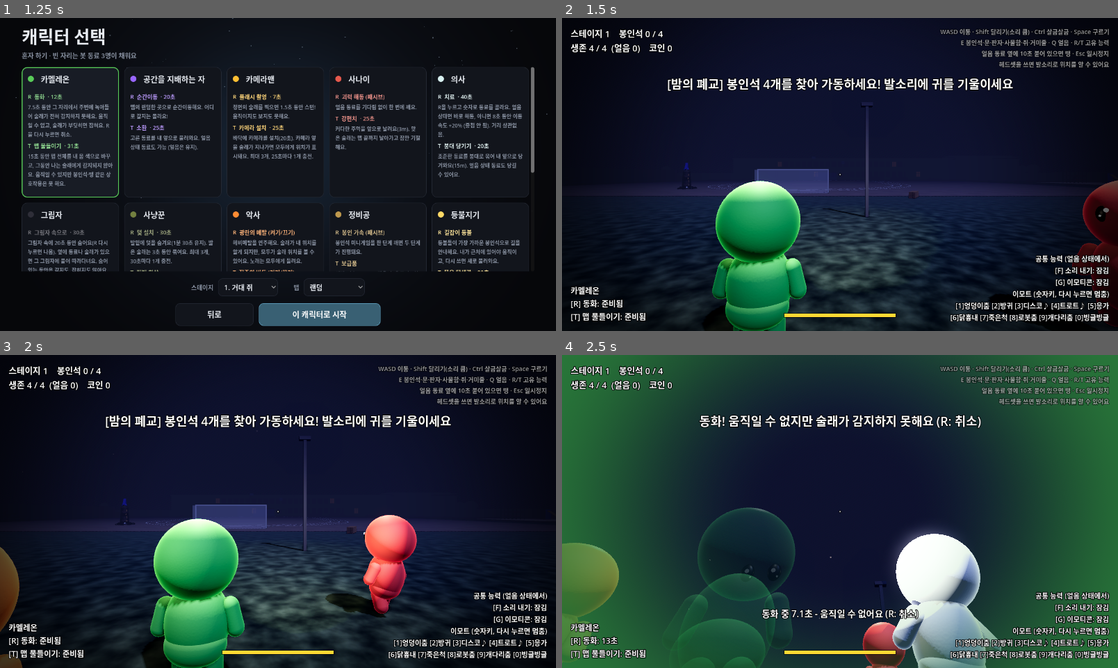
Above: before the commit, frames 1-4 (two rows, left to right).
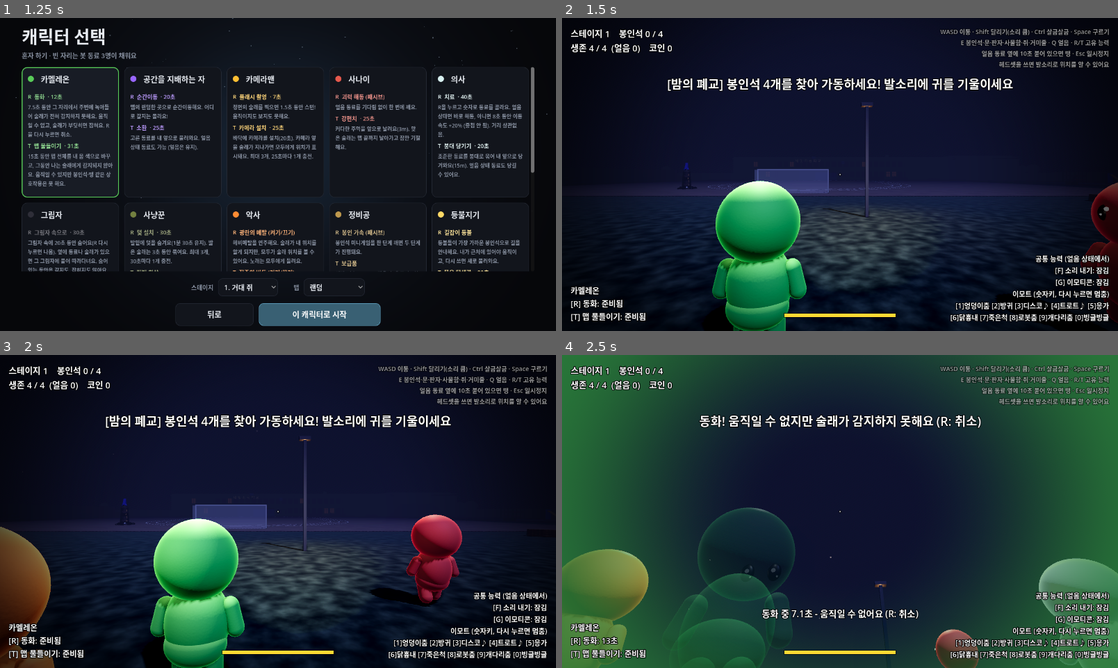
Above: after the commit, the same moments.

Repository: jinhwanai-spec/icebang
Game: Godot game, scene res://scenes/menu.tscn
The game is run twice, just before and just after one commit, with the same random seed, the same clock (stepped at 60 frames per second) and the same inputs.
Inputs (mouse positions are in pixels of both pictures, inside the frame that each line leads up to):
- Up to frame 1 (1.25 s): click "혼자 하기" at 0.5 s
- Up to frame 2 (1.5 s): click "이 캐릭터로 시작" at 1.25 s
- Up to frame 3 (2 s): no input
- Up to frame 4 (2.5 s): tap Enter at 2 s; move the mouse to (867, 511) at 2.02 s; hold W (move_forward) from 2.03 s (still down); hold R (ability_1) from 2.03 s (still down); click (867, 511) at 2.17 s

Frame 1 is identical in both runs. In frame 2, 1.2% of the frame differs, in the area x 40-100%, y 28-100%; in frame 3, 8.4%; in frame 4, 10%, in the area x 0-100%, y 55-100%.

Commit message:
야간 3: 바깥벽·옥상·천장 디테일, 질감 정리
- 회벽 질감 얼룩 제거 (바깥벽이 얼룩무늬로 보이던 문제), 창턱 아래 빗물 자국
- 학교·병원 옥상 난간·물탱크·실외기, 병원 옥상 헬리포트, 학교 이름 글자
- 천장 환기구·스프링클러·빠진 천장판(바닥에 떨어진 판), 밤하늘 느낌 창유리
- 화장실 소변기 모양 개선, 놀이터 모래 질감

Co-Authored-By: Claude Opus 5.5 <noreply@anthropic.com>
Claude-Session: https://claude.ai/code/session_0199zbgPCRwFeeZZPHPzu7ph

Diff:
--- a/scripts/building_kit.gd
+++ b/scripts/building_kit.gd
@@ -211,7 +211,7 @@
 
 
 ## 천장 마감판 (바닥판 아래에 얇게, 보이기만). y = 천장 높이(아래면)
-func ceiling(r: Rect2, y: float, mat: Material, holes: Array = []) -> void:
+func ceiling(r: Rect2, y: float, mat: Material, holes: Array = [], floor_y := INF) -> void:
 	var pieces := [r]
 	for hole in holes:
 		var next := []
@@ -221,6 +221,20 @@
 	for p in pieces:
 		var pr: Rect2 = p
 		block(Vector3(pr.get_center().x, y - 0.015, pr.get_center().y), Vector3(pr.size.x, 0.03, pr.size.y), mat, "w_ceil%d" % mat.get_instance_id(), false)
+		# 천장 환기구·스프링클러 (작은 부품) + 가끔 떨어진 천장판
+		var cnt := int(pr.get_area() / 30.0)
+		for i in cnt:
+			var q := Vector3(rng.randf_range(pr.position.x + 0.5, pr.end.x - 0.5), y - 0.04, rng.randf_range(pr.position.y + 0.5, pr.end.y - 0.5))
+			var rr := rng.randf()
+			if rr < 0.45:
+				part(q, Vector3(0.6, 0.03, 0.6), Color(0.75, 0.75, 0.73), "metal")
+				for k in 3:
+					part(q + Vector3(0, -0.02, -0.2 + k * 0.2), Vector3(0.5, 0.01, 0.04), Color(0.25, 0.25, 0.25), "metal")
+			elif rr < 0.8:
+				part(q + Vector3.DOWN * 0.04, Vector3(0.06, 0.08, 0.06), Color(0.7, 0.6, 0.3), "metal")
+			elif rr < 0.92 and floor_y != INF:
+				part(q + Vector3.DOWN * 0.02, Vector3(0.6, 0.02, 0.6), Color(0.04, 0.04, 0.05), "trim")  # 빠진 천장판 구멍
+				part(Vector3(q.x + rng.randf_range(-0.6, 0.6), floor_y + 0.03, q.z + rng.randf_range(-0.6, 0.6)), Vector3(0.6, 0.025, 0.6), Color(0.7, 0.7, 0.68), "trim", false, rng.randf() * PI)
 
 
 ## 방 바닥재 (보이기만, 바닥판 위에 아주 얇게)
@@ -1065,7 +1079,11 @@
 			if rng.randf() < 0.3:
 				decal(_local(p, yaw, Vector3(0, 1.55, -0.22)), Basis(Vector3.UP, yaw) * Vector3.BACK, 0.5, "crack")
 		else:
-			_yawbox(_local(p, yaw, Vector3(0, 0.75, -0.05)), Vector3(0.38, 0.6, 0.32), yaw, Color(0.95, 0.95, 0.95), true)
+			# 소변기: 벽에 붙은 둥근 그릇 + 물 내림 파이프 + 칸막이
+			_yawbox(_local(p, yaw, Vector3(0, 0.62, -0.12)), Vector3(0.36, 0.55, 0.24), yaw, Color(0.95, 0.95, 0.95), false)
+			_yawbox(_local(p, yaw, Vector3(0, 0.42, 0.0)), Vector3(0.3, 0.12, 0.2), yaw, Color(0.92, 0.92, 0.92), false)
+			_yawbox(_local(p, yaw, Vector3(0, 1.1, -0.2)), Vector3(0.03, 0.45, 0.03), yaw, Color(0.7, 0.7, 0.72), false, "metal")
+			_yawbox(_local(p, yaw, Vector3(0.42, 0.95, 0.0)), Vector3(0.03, 0.9, 0.45), yaw, Color(0.55, 0.62, 0.68), false)
 
 func _bookshelf(p: Vector3, along_z: bool) -> void:
 	var yaw := PI / 2.0 if along_z else 0.0
--- a/scripts/hospital_builder.gd
+++ b/scripts/hospital_builder.gd
@@ -18,6 +18,7 @@
 	survivor_spawns = [Vector3(-2, 0.3, 56), Vector3(2, 0.3, 56), Vector3(-2, 0.3, 59), Vector3(2, 0.3, 59)]
 	seeker_spawns = [Vector3(-20, YB + 0.3, -21), Vector3(20, Y0 + FH + 0.3, -21), Vector3(0, 0.3, -52)]
 	floor_levels = [YB, Y0, Y0 + FH]
+	debug_views = [[Vector3(0, 1.7, 14), Vector3(0, 4, -15)], [Vector3(-30, 1.7, 8), Vector3(-10, 4, -15)], [Vector3(30, 1.7, -50), Vector3(10, 3, -30)], [Vector3(-2, 1.7, 1), Vector3(0, 2.5, -8)]]
 	_make_materials()
 	_mat["hosp_wall"] = _pattern_mat("plaster", Color(0.82, 0.84, 0.82), 3.0)
 	_mat["hosp_in"] = _pattern_mat("paint", Color(0.72, 0.78, 0.74), 2.5)
@@ -116,11 +117,13 @@
 				var gc := a + dir * u
 				gc.y = y + 1.9
 				var lit := rng.randf() < 0.06
-				kit.block(gc, Vector3(1.3, 1.8, 0.04), _deco_mat("lit" if lit else "glass"), "b_" + ("lit" if lit else "glass"), true, Basis(dir, Vector3.UP, dir.cross(Vector3.UP).normalized()), false, Color(0.6, 0.95, 0.75) if lit else Color(0.08, 0.1, 0.12))
+				kit.block(gc, Vector3(1.3, 1.8, 0.04), _deco_mat("lit" if lit else "glass"), "b_" + ("lit" if lit else "glass"), true, Basis(dir, Vector3.UP, dir.cross(Vector3.UP).normalized()), false, Color(0.6, 0.95, 0.75) if lit else Color(0.1, 0.13, 0.2))
 				var tt := Vector3.UP.cross(n)
 				var fn := gc + n * (BuildingKit.WALL_T * 0.5)
 				_bx("trim", fn + Vector3.UP * -0.95 + n * 0.08, tt, n, Vector3(1.5, 0.08, 0.2), trim)
 				_bx("trim", fn + n * 0.03, tt, n, Vector3(0.06, 1.8, 0.05), Color(0.25, 0.27, 0.3))
+				if rng.randf() < 0.35:
+					kit.decal(fn + n * 0.01 + Vector3.UP * -1.6, n, rng.randf_range(0.9, 1.5), "stain", PI * 0.5)
 				var fi := gc - n * (BuildingKit.WALL_T * 0.5)
 				_bx("trim", fi + Vector3.UP * -0.9 - n * 0.08, tt, -n, Vector3(1.4, 0.05, 0.16), Color(0.85, 0.86, 0.85))
 			kit.wall(a, b, y, FH, _mat["hosp_wall"], "w_hosp", ops, BuildingKit.WALL_T, in_side)
@@ -161,8 +164,8 @@
 	kit.slab(inner, Y0, _mat["hosp_floor"], "w_hfloor", [stA, stC], false, 0.25)
 	kit.slab(inner, Y0 + FH, _mat["hosp_floor"], "w_hfloor", [stB, stD])
 	kit.slab(r.grow(0.3), Y0 + FH * 2 + 0.2, _mat["concrete"], "w_concrete", [], true, 0.3)
-	kit.ceiling(inner, Y0 + FH - BuildingKit.FLOOR_T, _mat["ceil"], [stB, stD])
-	kit.ceiling(inner, Y0 + FH * 2 - 0.1, _mat["ceil"])
+	kit.ceiling(inner, Y0 + FH - BuildingKit.FLOOR_T, _mat["ceil"], [stB, stD], Y0 + 0.01)
+	kit.ceiling(inner, Y0 + FH * 2 - 0.1, _mat["ceil"], [], Y0 + FH + 0.01)
 	kit.ceiling(inner, Y0 - 0.25, _mat["base_wall"], [stA, stC])
 	for st in [stA, stC]:
 		kit.stairs(st, false, true, YB + 0.05, Y0 - YB - 0.05, Color(0.5, 0.5, 0.48))
@@ -228,6 +231,12 @@
 			kit.grime(Rect2(ex, corr_z + corr_w * 0.5, bay, inner.end.y - corr_z - corr_w * 0.5), ry + 0.005, h, 0.6, 0.2)
 	kit.wainscot_mat = null
 	kit.lining_mat = null
+	_rooftop(r, Y0 + FH * 2 + 0.2)
+	_rooftop(r.grow(-8.0), Y0 + FH * 2 + 0.2)
+	# 옥상 헬리포트 표시
+	kit.part(Vector3(-24, Y0 + FH * 2 + 0.21, r.get_center().y), Vector3(9, 0.02, 9), Color(0.3, 0.32, 0.3))
+	for v in [[Vector3(-25.5, 0, 0), Vector3(0.5, 0.02, 4.0)], [Vector3(-22.5, 0, 0), Vector3(0.5, 0.02, 4.0)], [Vector3(-24, 0, 0), Vector3(3.0, 0.02, 0.5)]]:
+		kit.part(Vector3(v[0].x, Y0 + FH * 2 + 0.23, r.get_center().y), v[1], Color(0.9, 0.9, 0.85))
 
 
 ## 병원 실내 마감: 아래는 연녹색 타일, 위는 밝은 민트색 벽
--- a/scripts/level_builder.gd
+++ b/scripts/level_builder.gd
@@ -44,6 +44,8 @@
 var debug_rooms: Array = []
 ## (테스트용) 복도 한쪽 끝 위치 (x, z). 없으면 Vector3.INF
 var corridor_probe := Vector3.INF
+## (테스트용) 바깥 풍경 확인 위치 [[카메라, 보는 곳], ...]
+var debug_views: Array = []
 var kit: BuildingKit
 var _building_mats: Array[StandardMaterial3D] = []
 var _rust_mats: Array[StandardMaterial3D] = []
--- a/scripts/school_builder.gd
+++ b/scripts/school_builder.gd
@@ -17,6 +17,7 @@
 	survivor_spawns = [Vector3(-2, 0.3, 64), Vector3(2, 0.3, 64), Vector3(-2, 0.3, 67), Vector3(2, 0.3, 67)]
 	seeker_spawns = [Vector3(-39, 0.3, -52), Vector3(60, 0.3, -50), Vector3(-62, 0.3, -20)]
 	floor_levels = [0.0, FH]
+	debug_views = [[Vector3(0, 1.7, -18), Vector3(0, 4, -50)], [Vector3(28, 1.7, -22), Vector3(0, 4, -50)], [Vector3(40, 1.7, -30), Vector3(60, 4, -53)], [Vector3(-20, 1.7, 10), Vector3(0, 1, 30)], [Vector3(45, 1.7, 20), Vector3(55, 1, 12)]]
 	_make_materials()
 	_mat["dirt_field"] = _noise_mat(Color(0.42, 0.33, 0.24), 0.35, 1.0, 5.0)
 	_mat["school_wall"] = _pattern_mat("plaster", Color(0.78, 0.74, 0.62), 3.0)
@@ -192,7 +193,7 @@
 				var gc := a + dir * u
 				gc.y = y + 1.95
 				var lit := rng.randf() < 0.05
-				kit.block(gc, Vector3(1.6, 2.0, 0.04), _deco_mat("lit" if lit else "glass"), "b_" + ("lit" if lit else "glass"), true, Basis(dir, Vector3.UP, dir.cross(Vector3.UP).normalized()), false, Color(0.9, 0.85, 0.6) if lit else Color(0.08, 0.1, 0.12))
+				kit.block(gc, Vector3(1.6, 2.0, 0.04), _deco_mat("lit" if lit else "glass"), "b_" + ("lit" if lit else "glass"), true, Basis(dir, Vector3.UP, dir.cross(Vector3.UP).normalized()), false, Color(0.9, 0.85, 0.6) if lit else Color(0.1, 0.13, 0.2))
 				var fn := gc + n * (BuildingKit.WALL_T * 0.5)
 				var tt := Vector3.UP.cross(n)
 				_bx("trim", fn + n * 0.03, tt, n, Vector3(0.06, 2.0, 0.05), Color(0.2, 0.2, 0.22))
@@ -201,6 +202,9 @@
 				# 안쪽 창턱
 				var fi := gc - n * (BuildingKit.WALL_T * 0.5)
 				_bx("trim", fi + Vector3.UP * -1.0 - n * 0.08, tt, -n, Vector3(1.7, 0.05, 0.18), Color(0.75, 0.72, 0.65))
+				# 바깥벽 빗물 자국 (창턱 아래로 흘러내린 얼룩)
+				if rng.randf() < 0.35:
+					kit.decal(fn + n * 0.01 + Vector3.UP * -1.7, n, rng.randf_range(0.9, 1.5), "stain", PI * 0.5)
 			kit.wall(a, b, y, FH, _mat["school_wall"], "w_school", ops, BuildingKit.WALL_T, in_side)
 		# 층 띠·처마
 		var face := (a + b) * 0.5 + n * (BuildingKit.WALL_T * 0.5)
@@ -219,8 +223,8 @@
 	kit.slab(inner, y0 + 0.06, _mat["hall_floor"], "w_hall", [], false, 0.06)
 	kit.slab(inner, y0 + FH, _mat["hall_floor"], "w_hall", [stair_w, stair_e])
 	kit.slab(r.grow(0.3), y0 + FH * 2 + 0.2, _mat["concrete"], "w_concrete", [], true, 0.3)
-	kit.ceiling(inner, y0 + FH - BuildingKit.FLOOR_T, _mat["ceil"], [stair_w, stair_e])
-	kit.ceiling(inner, y0 + FH * 2 - 0.1, _mat["ceil"])
+	kit.ceiling(inner, y0 + FH - BuildingKit.FLOOR_T, _mat["ceil"], [stair_w, stair_e], y0 + 0.12)
+	kit.ceiling(inner, y0 + FH * 2 - 0.1, _mat["ceil"], [], y0 + FH + 0.01)
 	for st in [stair_w, stair_e]:
 		kit.stairs(st, false, true, y0, FH, Color(0.55, 0.53, 0.5))
 		kit.hole_rail(st, y0 + FH, "z+")
@@ -268,6 +272,17 @@
 			kit.grime(Rect2(ex, corr_z + corr_w * 0.5, bay, inner.end.y - corr_z - corr_w * 0.5), fy, FH, 0.6, 0.1)
 	kit.wainscot_mat = null
 	kit.lining_mat = null
+	# 옥상: 난간·물탱크·실외기 + 학교 이름 글자 (정면 2층 위)
+	_rooftop(r, y0 + FH * 2 + 0.2)
+	_rooftop(r.grow(-6.0), y0 + FH * 2 + 0.2)
+	var nm := Label3D.new()
+	nm.text = "새 빛 초 등 학 교"
+	nm.font_size = 128
+	nm.pixel_size = 0.012
+	nm.modulate = Color(0.85, 0.82, 0.7)
+	nm.outline_size = 0
+	nm.position = Vector3(-14, y0 + FH * 2 - 0.55, r.end.y + 0.16)
+	region.add_child(nm)
 
 
 ## 학교 실내 마감: 아래쪽 연녹색 페인트 판 + 나무 몰딩, 위는 크림색 벽
@@ -425,7 +440,7 @@
 func _yard_props() -> void:
 	# 놀이터 (동쪽)
 	var pg := Vector3(55, 0.0, 12)
-	_box(pg + Vector3(0, 0.02, 0), Vector3(18, 0.04, 16), _flat_mat(Color(0.75, 0.68, 0.5), 1.0))  # 모래
+	_box(pg + Vector3(0, 0.02, 0), Vector3(18, 0.04, 16), _noise_mat(Color(0.42, 0.37, 0.28), 0.4, 1.0, 2.0))  # 모래
 	# 정글짐
 	for i in 4:
 		for j in 4:
Binary file changed: assets/textures/gen/plaster_diff.png
Binary file changed: assets/textures/gen/plaster_nor.png
